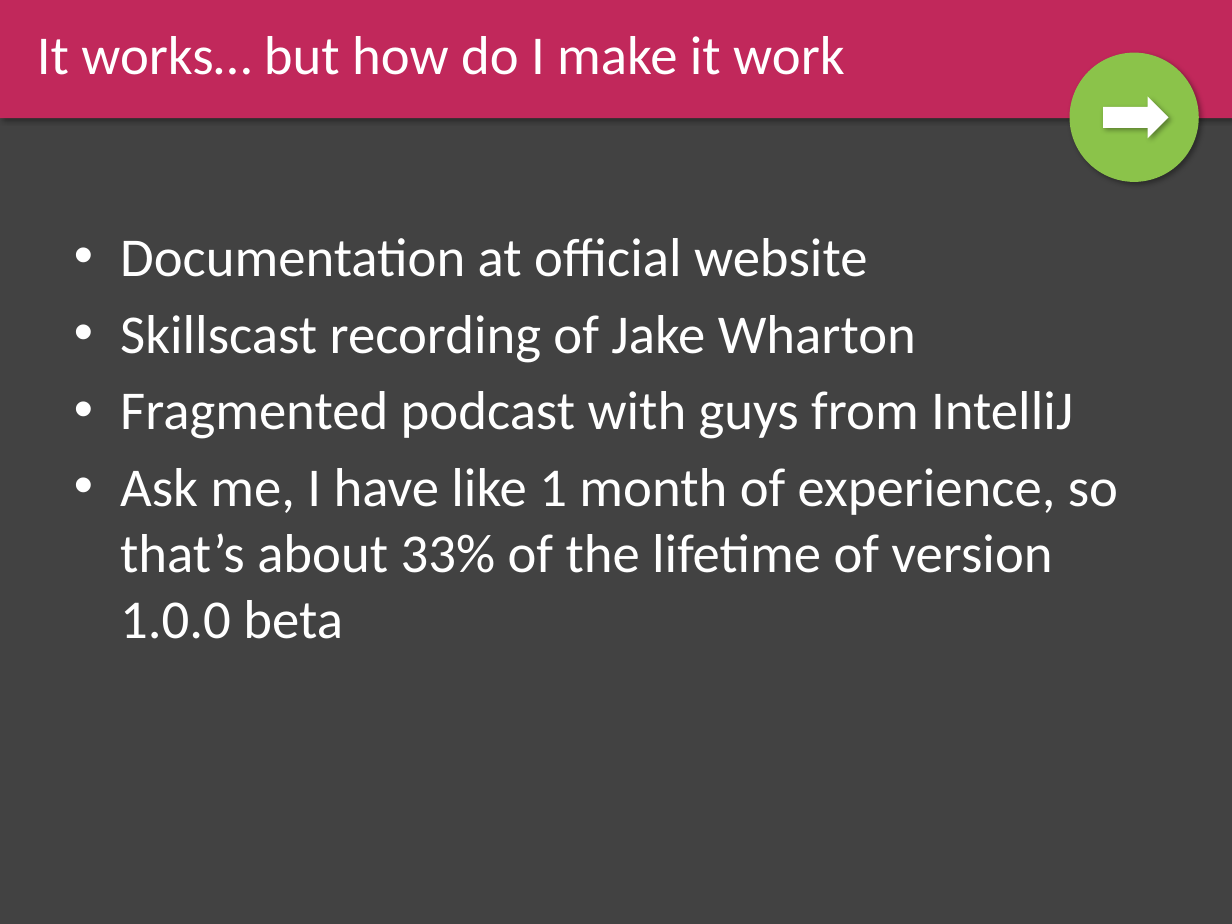
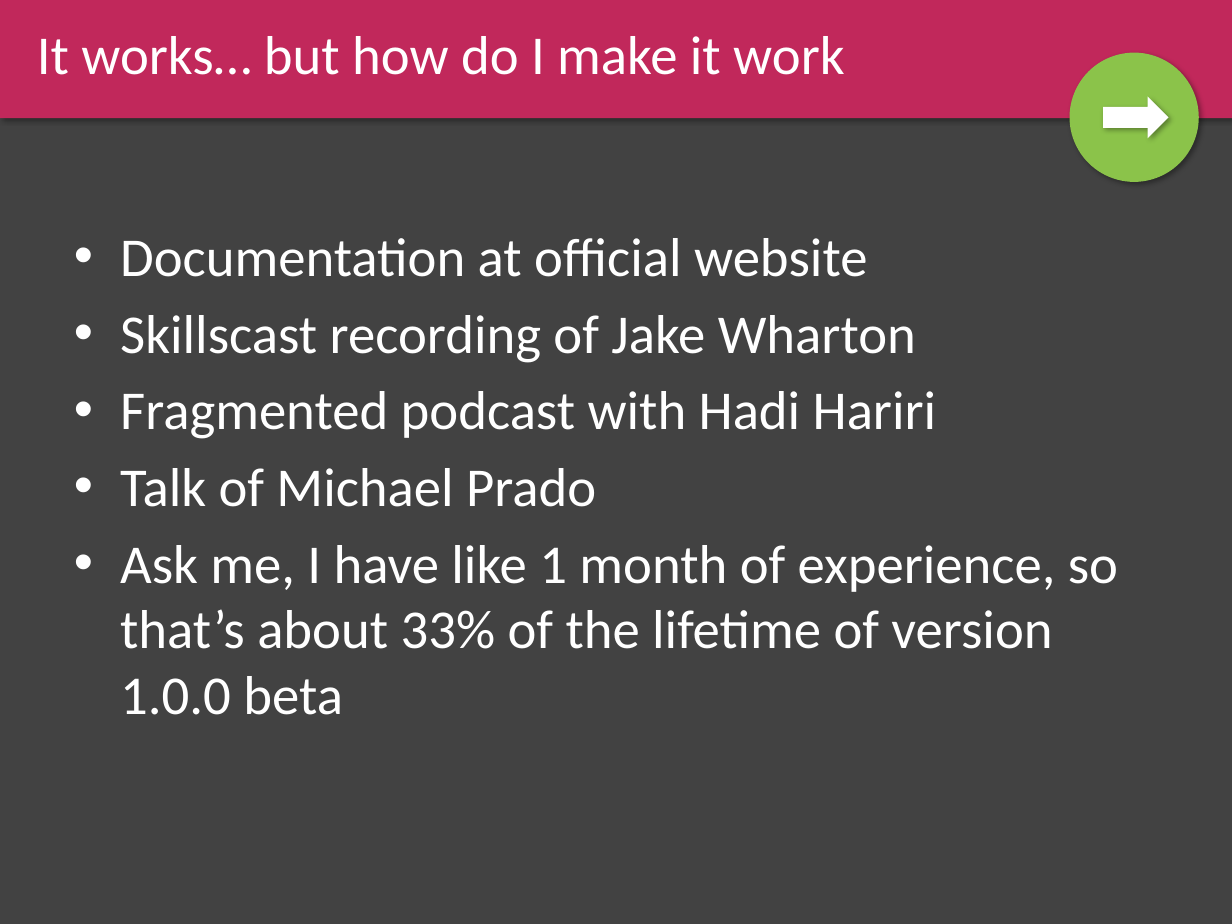
Before and after one commit to Endran/KotlinExample, a slide deck: slide 21 of Kotlin.pptx (slide 17 before the commit). Drawn at 1232x924 pixels with LibreOffice and Linux fonts; fonts in the diff are those of the drawing. Boxes give left, top, right and bottom in pixels: in the first picture for what was removed or moved away, otherwise in the second. Text is boxed around its words. In the diff, an @@ line names an element or a change of style, - is before the commit and + after.

```diff
--- a/Kotlin.pptx
+++ b/Kotlin.pptx
@@ text at box(120, 391, 937, 507): text changed @@
-• Fragmented podcast with guys from IntelliJ
+• Fragmented podcast with Hadi Hariri
+• Talk of Michael Prado
```
Also in this commit, not shown: 3 other slides changed, 4 slides added.
